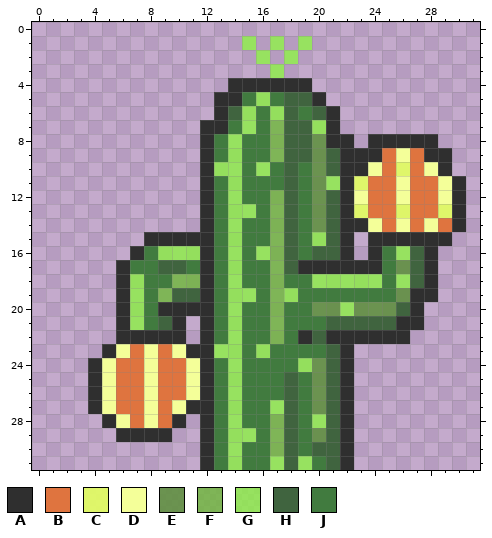
Pixel-art sprite -- Assets/Sprites/CactusPlant/CactusLeft1.png. The picture above was drawn from the file before the commit.
The file is 32x32 pixels.
Palette (. is transparent): A #2f2f2f  B #df743f  C #e2ff5fe5  D #f4ff99  E #5f903fe0  F #71b73fd4  G #8af33fc4  H #40643f  J #417b3f
The same view after the edit:
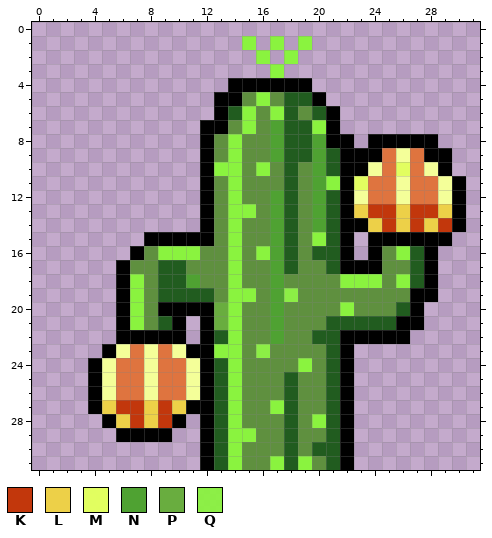
Colours new in this view: K #c2370c  L #edd048  M #e2ff5ffc  N #4fa232  P #69ad3f  Q #8af33ff1
What changed:
@@ palette @@
-A #2f2f2f
+A #000000
-G #8af33fc4
+G #8af33f
-H #40643f
+H #215c1f
-J #417b3f
+J #5f903f
@@ x 0..31 @@
  6 .............AHGJGHJHA..........
- 7 ............AAJGJFHHGA..........
- 8 ............AJGJJFHHEAA.AAAAA...
- 9 ............AJGJJFHHEHAAABDBAA..
-10 ............AGGJGJHJEHAADBCBDA..
-11 ............AJGJJJHJEGACBBDBBDA.
-12 ............AJGJJFHJEHADBBDBBDA.
-13 ............AJGGJFHJEHACBBCBBCA.
-14 ............AJGJJFHJEHAADBDBDBA.
-15 ........AAAAAJGJJFHJGHA.AAAAAA..
-16 .......AJGGGAJGJGFHJHHA.AJGHA...
-17 ......AJJHHJAJGJJFHAAAAAAJEHA...
-18 ......AGJJFFAJGJJFJJGGGGGJGHA...
-19 ......AGJFHHAJGGJFGJJJJJJJEAA...
-20 ......AGJAAAAJGJJFJJEEGEEEHA....
-21 ......AGJHA.AJGJJFJJJHHHHHAA....
-22 ......AAAAA.AJGJJFJAHAAAAAA.....
-23 .....ADBDBDAAGGJGJJJJHA.........
-24 ....ADBBDBBDAJGJJJJGEHA.........
-25 ....ADBBDBBDAJGJJJHJEHA.........
-26 ....ADBBDBBDAJGJJJHJEHA.........
-27 ....ADBBDBDAAJGJJGHJEHA.........
-28 .....ADBDBA.AJGJJFHJGHA.........
-29 ......AAAA..AJGGJFHJEHA.........
-30 ............AJGJJFHJHHA.........
-31 ............AJGJJGHGJHA.........
+ 7 ............AAJGJNHHGA..........
+ 8 ............AJGJJNHHNAA.AAAAA...
+ 9 ............AJGJJNHHNHAAABDBAA..
+10 ............AGGJGJHJNHAADBMBDA..
+11 ............AJGJJJHJNGAMBBDBBDA.
+12 ............AJGJJNHJNHADBBDBBDA.
+13 ............AJGGJNHJNHALKKLKKLA.
+14 ............AJGJJNHJNHAALKLKLKA.
+15 ........AAAAAJGJJNHJGHA.AAAAAA..
+16 .......AJGGGJJGJGNHJHHA.AJGHA...
+17 ......AJJHHJJJGJJNHJJHAAAJJHA...
+18 ......AGJHHNJJGJJNJJJJGGGJGHA...
+19 ......AGJHHHHJGGJNQJJJJJJJJAA...
+20 ......AGJAAAAPGJJNJJJJGJJJHA....
+21 ......AGJHA.APGJJNJJJHHHHHAA....
+22 ......AAAAA.AHGJJNJJHHAAAAA.....
+23 .....ADBDBDAAGGJQJJJJHA.........
+24 ....ADBBDBBDAHGJJJJGJHA.........
+25 ....ADBBDBBDAHGJJJHJJHA.........
+26 ....ADBBDBBDAHGJJJHJJHA.........
+27 ....ALKKLKLAAHGJJGHJJHA.........
+28 .....ALKLKA.AHGJJJHJGHA.........
+29 ......AAAA..AHGGJJHJJHA.........
+30 ............AHGJJJHJHHA.........
+31 ............AHGJJGHGJHA.........
Where, in picture pixels (left, top, right, bottom), the same in both pictures:
changed: (88, 36, 466, 470)
